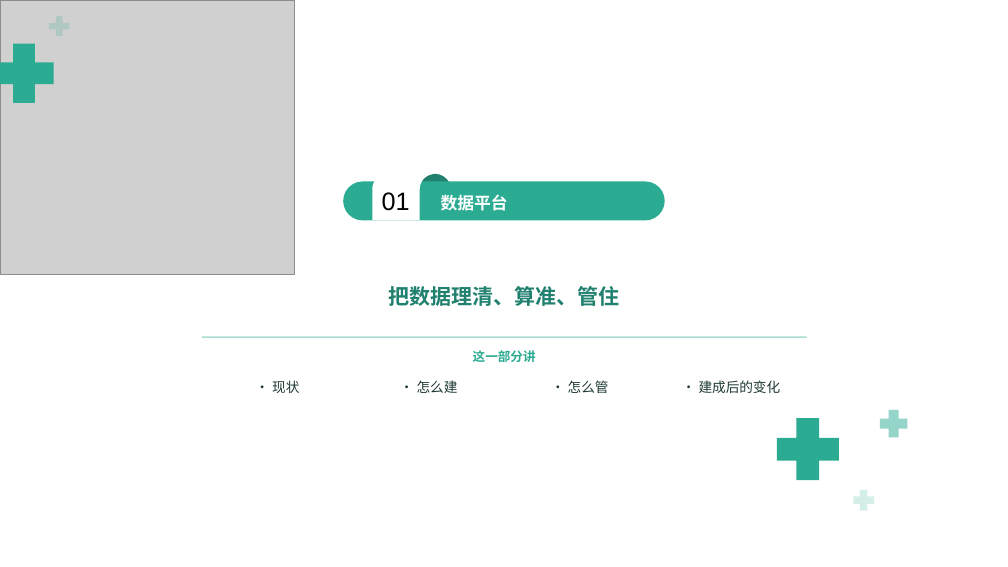
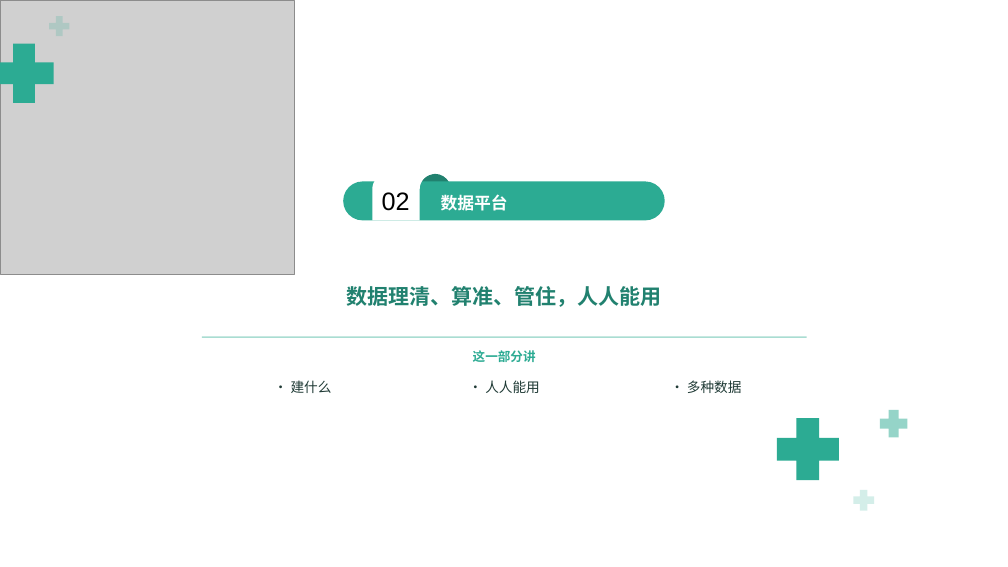
Before and after one commit to keanying/relevance, a slide deck: slide 8 of AI＋数据平台_老板汇报版.pptx (slide 4 before the commit). Drawn at 1008x567 pixels with LibreOffice and Linux fonts; fonts in the diff are those of the drawing; grey boxes stand for pictures; background and template pictures are left out. Boxes give left, top, right and bottom in pixels: in the first picture for what was removed or moved away, otherwise in the second. Text is boxed around its words. In the diff, an @@ line names an element or a change of style, - is before the commit and + after.

```diff
--- a/AI＋数据平台_老板汇报版.pptx
+++ b/AI＋数据平台_老板汇报版.pptx
@@ text at (382,192,410,211): text changed @@
-01
+02
@@ text at (346,286,661,307): text changed @@
-把数据理清、算准、管住
+数据理清、算准、管住，人人能用
@@ text at (291,380,332,393): text changed @@
-· 现状
+· 建什么
@@ text at (485,380,539,393): text changed @@
-· 怎么建
+· 人人能用
@@ text at (687,380,741,393): text changed @@
-· 怎么管
+· 多种数据
@@ text removed at (699,380,781,393) @@
-· 建成后的变化
```
Also in this commit, not shown: 3 other slides changed, 13 slides added, 17 slides removed.
